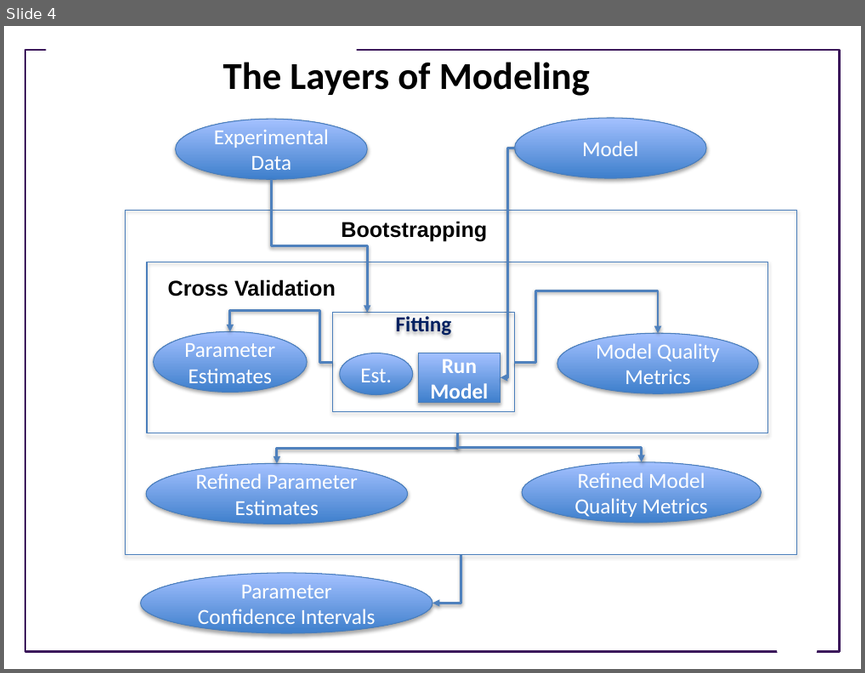
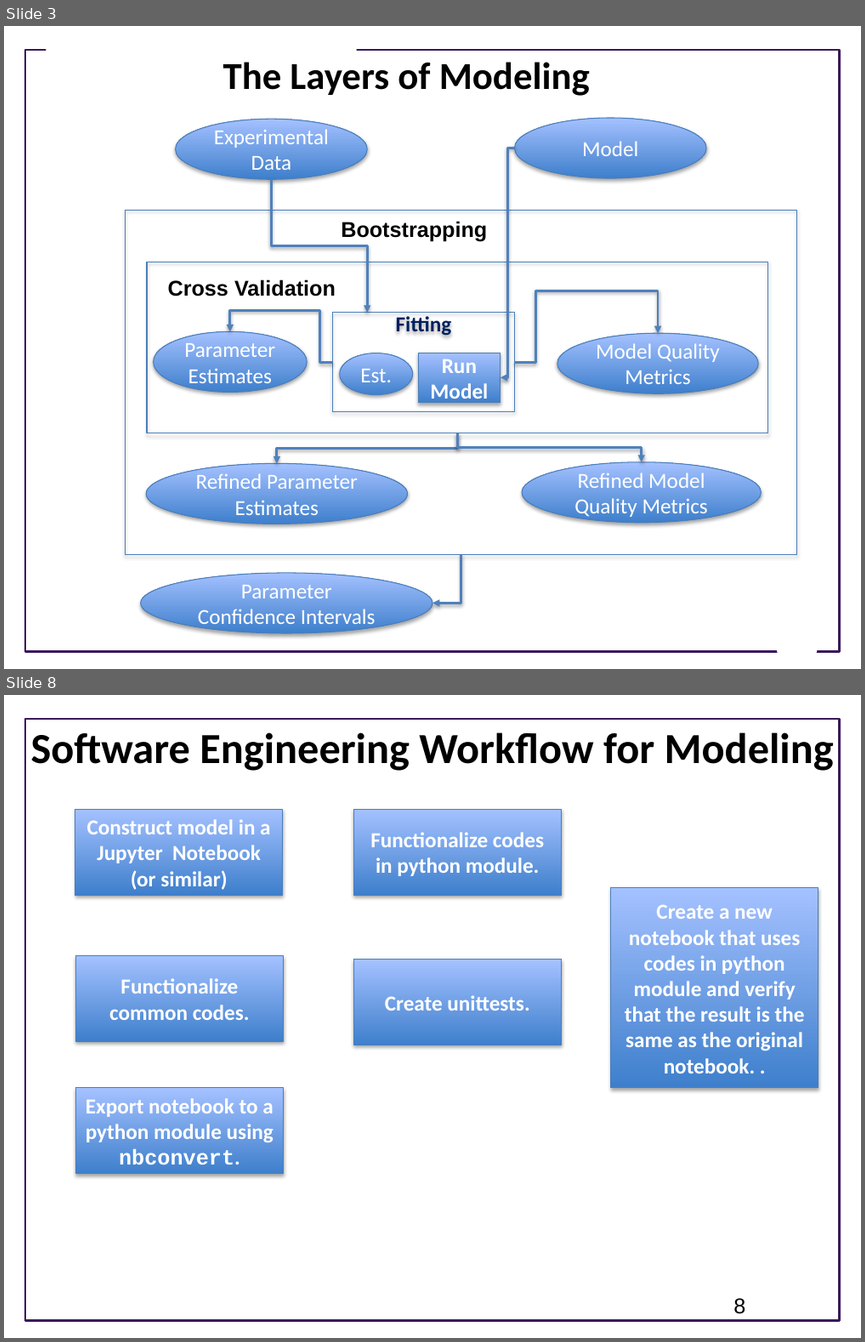
Before and after one commit to ModelEngineering/advancing-biomedical-models, a slide deck: lectures/lecture_10/Lecture_10_Cross_Validation_and_Software_Engineering.pptx. Shown one above the other, each under a label of ours: slide 4 before the commit, slides 3 and 8 after it; the slides between them are not shown. The pictures are 865x673 and 865x1342 pixels, drawn with LibreOffice and Linux fonts; fonts in the diff are those of the drawing; background and template pictures are left out. Boxes give left, top, right and bottom in pixels: in the first picture for what was removed or moved away, otherwise in the second. Text is boxed around its words. In the diff, an @@ line names an element or a change of style, - is before the commit and + after.

```diff
--- a/lectures/lecture_10/Lecture_10_Cross_Validation_and_Software_Engineering.pptx
+++ b/lectures/lecture_10/Lecture_10_Cross_Validation_and_Software_Engineering.pptx
@@ slide 8 added at box(4, 695, 861, 1338), background #FFFFFF; not listed: 1 template element that a slide beside it also shows @@
@@ title added at box(31, 732, 834, 771), 36 pt, text #000000, bold @@
+Software Engineering Workflow for Modeling
@@ rectangle added at box(75, 809, 283, 895), fill gradient #3F80CE to #A4C4FF, outline #4B7EBC 0.75 pt, 18 pt, text #FFFFFF, bold @@
+Construct model in a Jupyter Notebook (or similar)
@@ rectangle added at box(353, 809, 561, 895), fill gradient #3F80CE to #A4C4FF, outline #4B7EBC 0.75 pt, 18 pt, text #FFFFFF, bold @@
+Functionalize codes in python module.
@@ rectangle added at box(611, 888, 818, 1088), fill gradient #3F80CE to #A4C4FF, outline #4B7EBC 0.75 pt, 18 pt, text #FFFFFF, bold @@
+Create a new notebook that uses codes in python module and verify that the result is the same as the original notebook. .
@@ rectangle added at box(76, 955, 284, 1041), fill gradient #3F80CE to #A4C4FF, outline #4B7EBC 0.75 pt, 18 pt, text #FFFFFF, bold @@
+Functionalize common codes.
@@ rectangle added at box(353, 959, 561, 1044), fill gradient #3F80CE to #A4C4FF, outline #4B7EBC 0.75 pt, 18 pt, text #FFFFFF, bold @@
+Create unittests.
@@ rectangle added at box(76, 1088, 284, 1173), fill gradient #3F80CE to #A4C4FF, outline #4B7EBC 0.75 pt, 18 pt, text #FFFFFF, bold @@
+Export notebook to a python module using nbconvert.
@@ page number added at box(733, 1298, 745, 1314), 18 pt, text #000000 @@
+8
@@ what was slide 4 is now slide 3 @@
```
Also in this commit, not shown: 4 slides changed, 4 other slides added, 3 slides removed.
